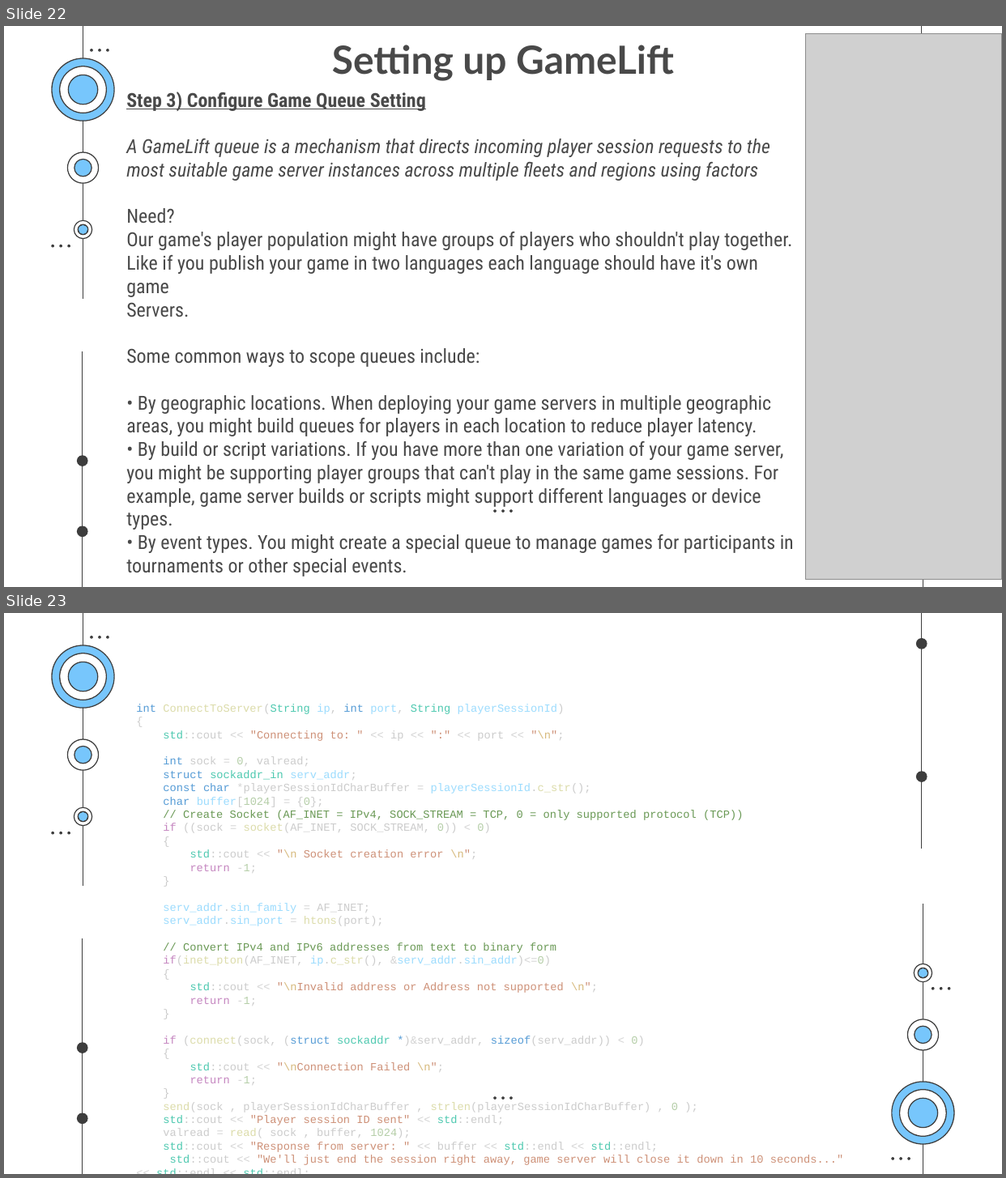
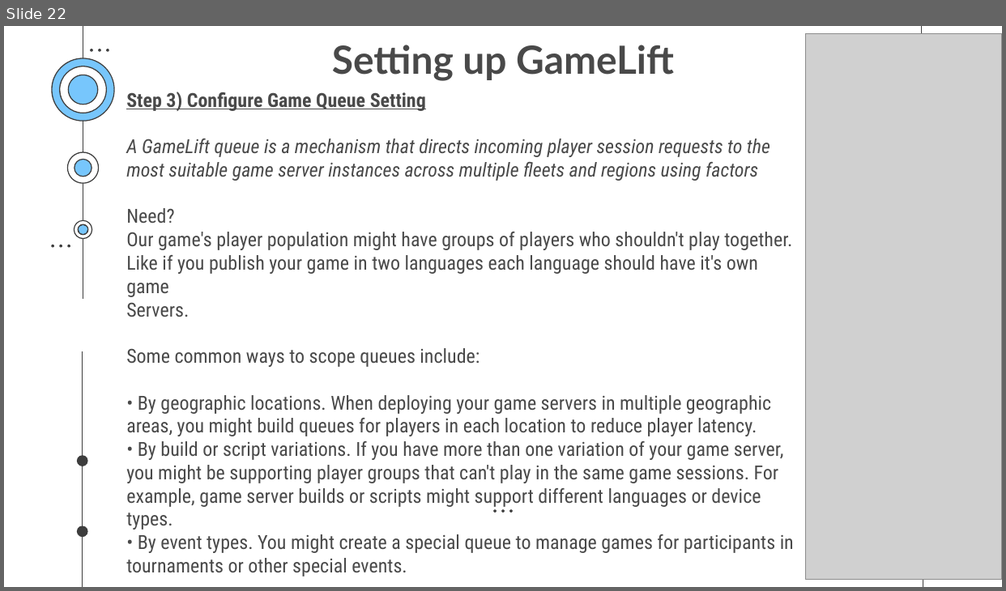
Before and after one commit to SaurabhYadav388/misc_works, a slide deck: Cloud_PPT/Shosau.pptx. Shown one above the other, each under a label of ours: slides 22 and 23 before the commit, slide 22 after it. The pictures are 1006x1178 and 1006x591 pixels, drawn with LibreOffice and Linux fonts; fonts in the diff are those of the drawing; grey boxes stand for pictures. Boxes give left, top, right and bottom in pixels: in the first picture for what was removed or moved away, otherwise in the second. Text is boxed around its words. In the diff, an @@ line names an element or a change of style, - is before the commit and + after.

```diff
--- a/Cloud_PPT/Shosau.pptx
+++ b/Cloud_PPT/Shosau.pptx
@@ slide 23 removed at box(4, 613, 1002, 1174), background #FFFFFF; not listed: 29 template elements that a slide beside it also shows @@
@@ group removed at box(891, 639, 955, 1161): 14 freeform shapes, 8 ellipses @@
@@ subtitle removed at box(136, 704, 844, 1165) @@
-int ConnectToServer(String ip, int port, String playerSessionId)
-{
-std::cout << "Connecting to: " << ip << ":" << port << "\n";
-int sock = 0, valread;
-struct sockaddr_in serv_addr;
-const char *playerSessionIdCharBuffer = playerSessionId.c_str();
-char buffer[1024] = {0};
-// Create Socket (AF_INET = IPv4, SOCK_STREAM = TCP, 0 = only supported protocol (TCP))
-if ((sock = socket(AF_INET, SOCK_STREAM, 0)) < 0)
-{
-std::cout << "\n Socket creation error \n";
-return -1;
-}
-serv_addr.sin_family = AF_INET;
-serv_addr.sin_port = htons(port);
-// Convert IPv4 and IPv6 addresses from text to binary form
-if(inet_pton(AF_INET, ip.c_str(), &serv_addr.sin_addr)<=0)
-{
-std::cout << "\nInvalid address or Address not supported \n";
-return -1;
-}
-if (connect(sock, (struct sockaddr *)&serv_addr, sizeof(serv_addr)) < 0)
-{
-std::cout << "\nConnection Failed \n";
-return -1;
-}
-send(sock , playerSessionIdCharBuffer , strlen(playerSessionIdCharBuffer) , 0 );
-std::cout << "Player session ID sent" << std::endl;
-valread = read( sock , buffer, 1024);
-std::cout << "Response from server: " << buffer << std::endl << std::endl;
-std::cout << "We'll just end the session right away, game server will close it down in 10 seconds..." << std::endl << std::endl;
-}
```
Also in this commit, not shown: 2 slides changed, 5 slides added.
